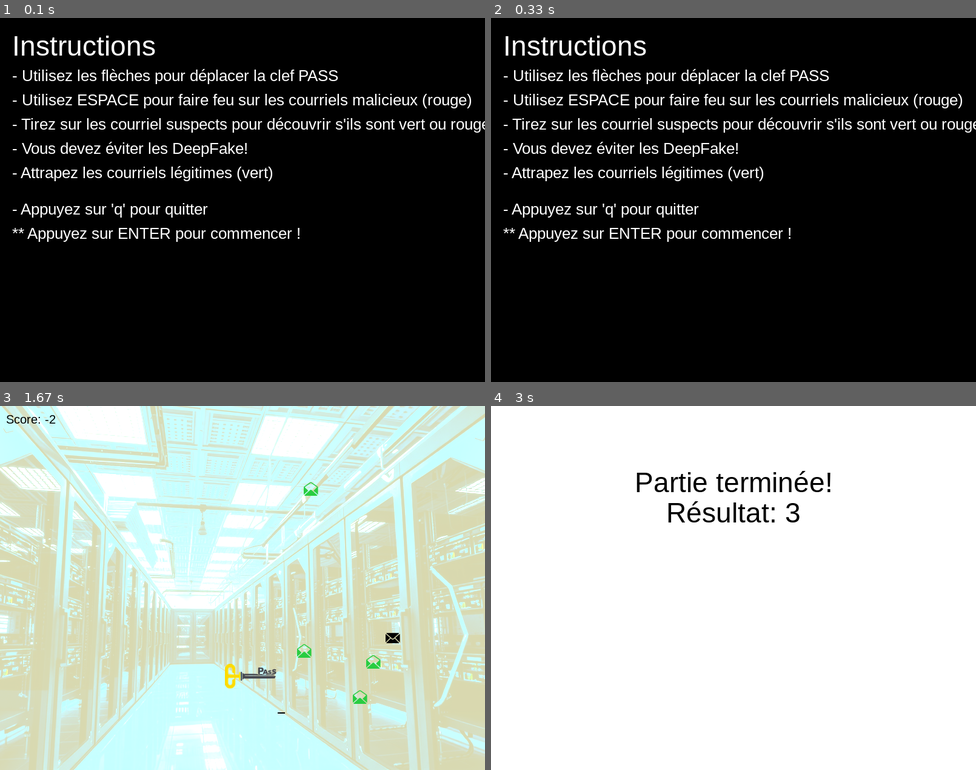
Above: before the commit, frames 1-4 (two rows, left to right).
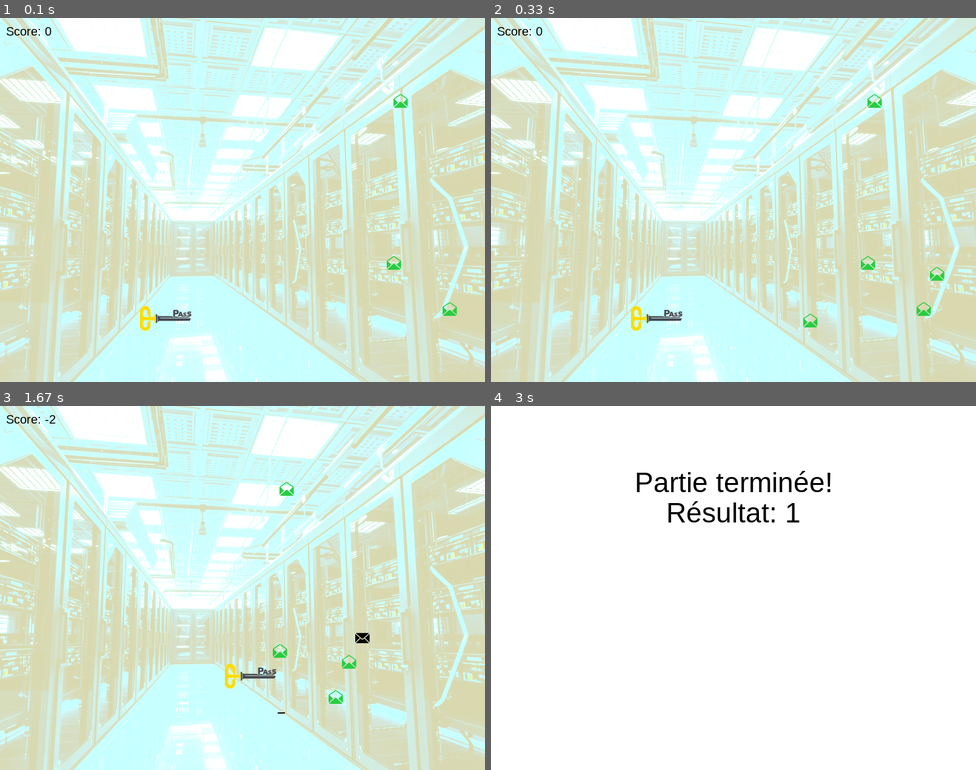
Above: after the commit, the same moments.

Repository: jwhite909/pygame
Game: pygame game, started from main.py
Same seed, same stepped clock (60 frames per second), same inputs: the game is played once before the commit and once after it.
Inputs:
- Up to frame 1 (0.1 s): no input
- Up to frame 2 (0.33 s): no input
- Up to frame 3 (1.67 s): tap Enter at 0.33 s; tap Space at 0.67, 1.07, 1.37, 1.57 s; hold Right 1-1.47 s; hold Up from 1.5 s (still down)
- Up to frame 4 (3 s): release Up at 1.8 s; hold Right 1.83-2.3 s; tap Space at 1.9, 2.2 s

The runs differ from the first frame. In frame 1, 99% of the frame differs, in the area x 0-100%, y 0-100%; in frame 2, 99%; in frame 3, 0.7%; in frame 4, less than 0.1%.

Commit message:
On revient à la version initiale. les instructions seront sur la page web

Diff:
--- a/main.py
+++ b/main.py
@@ -45,7 +45,6 @@
     GREEN = (0, 255, 0)
     YELLOW = (255,255,0)
     BLACK = (0,0,0)
-
     # Initialize game variables
     player_x = SCREEN_WIDTH // 3
     player_y = SCREEN_HEIGHT - 100
@@ -62,7 +61,6 @@
 
     # Load the font for displaying text
     font  = pygame.font.SysFont('Arial', 46)
-    small_font = pygame.font.SysFont('Arial', 26)
 
     # Play the background music loop
     pygame.mixer.music.play(-1)
@@ -87,51 +85,9 @@
         sys.exit()
 
 
-    # Fonction pour afficher le texte sur l'écran
-    def draw_text(text, font, color, surface, x, y):
-        text_obj = font.render(text, True, color)
-        text_rect = text_obj.get_rect()
-        text_rect.topleft = (x, y)
-        surface.blit(text_obj, text_rect)
-
-    # Fonction de l'écran des instructions
-    def show_instructions():
-        running = True
-        while running:
-            screen.fill(BLACK)
-
-            draw_text("Instructions", font, WHITE, screen, 20, 20)
-            draw_text("- Utilisez les flèches pour déplacer la clef PASS", small_font, WHITE, screen, 20, 80)
-            draw_text("- Utilisez ESPACE pour faire feu sur les courriels malicieux (rouge) ", small_font, WHITE, screen, 20, 120)
-            draw_text("- Tirez sur les courriel suspects pour découvrir s'ils sont vert ou rouge!", small_font, WHITE, screen, 20, 160)
-            draw_text("- Vous devez éviter les DeepFake!", small_font, WHITE, screen, 20, 200)
-            draw_text("- Attrapez les courriels légitimes (vert) ", small_font, WHITE, screen, 20, 240)
-            draw_text("- Appuyez sur 'q' pour quitter", small_font, WHITE, screen, 20, 300)
-            draw_text("** Appuyez sur ENTER pour commencer !", small_font, WHITE, screen, 20, 340)
-
-            pygame.display.flip()
-
-            for event in pygame.event.get():
-                if event.type == pygame.QUIT:
-                    pygame.quit()
-                    sys.exit()
-                if event.type == pygame.KEYDOWN:
-                    if event.key == pygame.K_RETURN:  # Démarre le jeu si ENTER est pressé
-                        running = False
-                    if event.key == pygame.K_ESCAPE:  # Quitte le jeu si ESC est pressé
-                        pygame.quit()
-                        sys.exit()
-
-
-
-    # Appel de la fonction d'instructions
-    show_instructions()
-
-
     # Game loop
 
     while True:
-
         screen.blit(background_image, (0, 0))
         for event in pygame.event.get():
             if event.type == pygame.QUIT:
